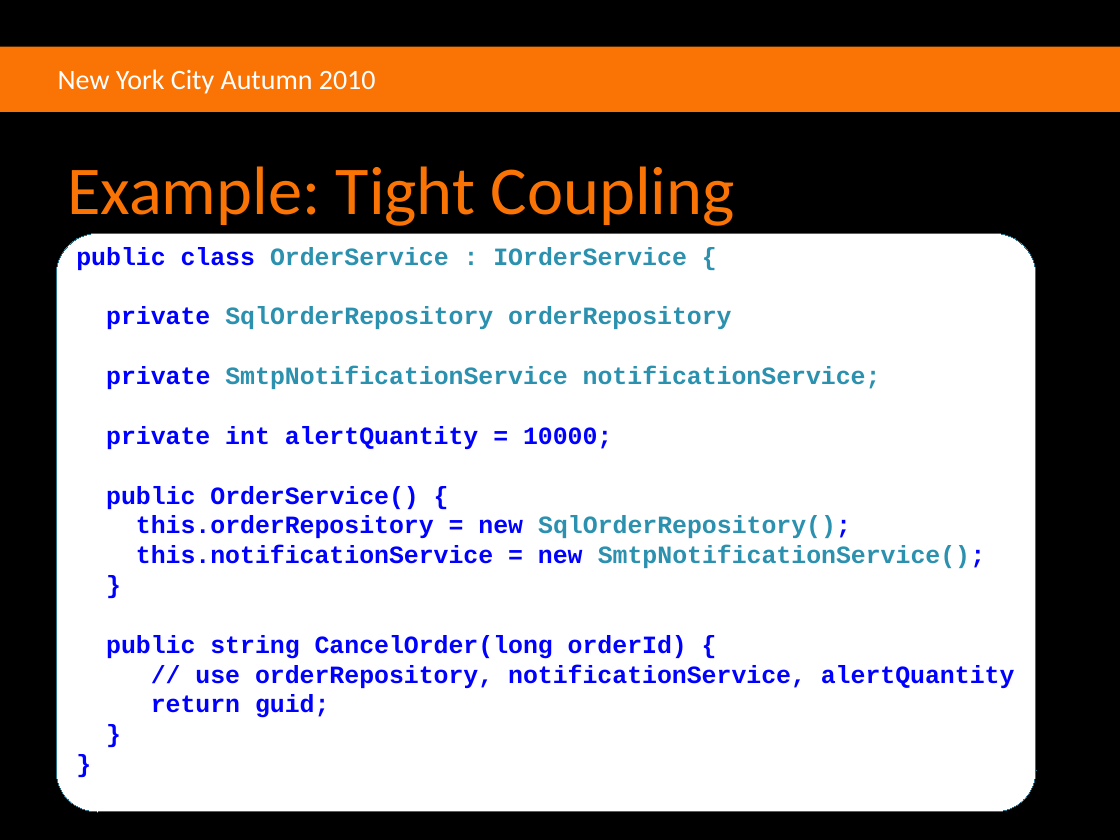
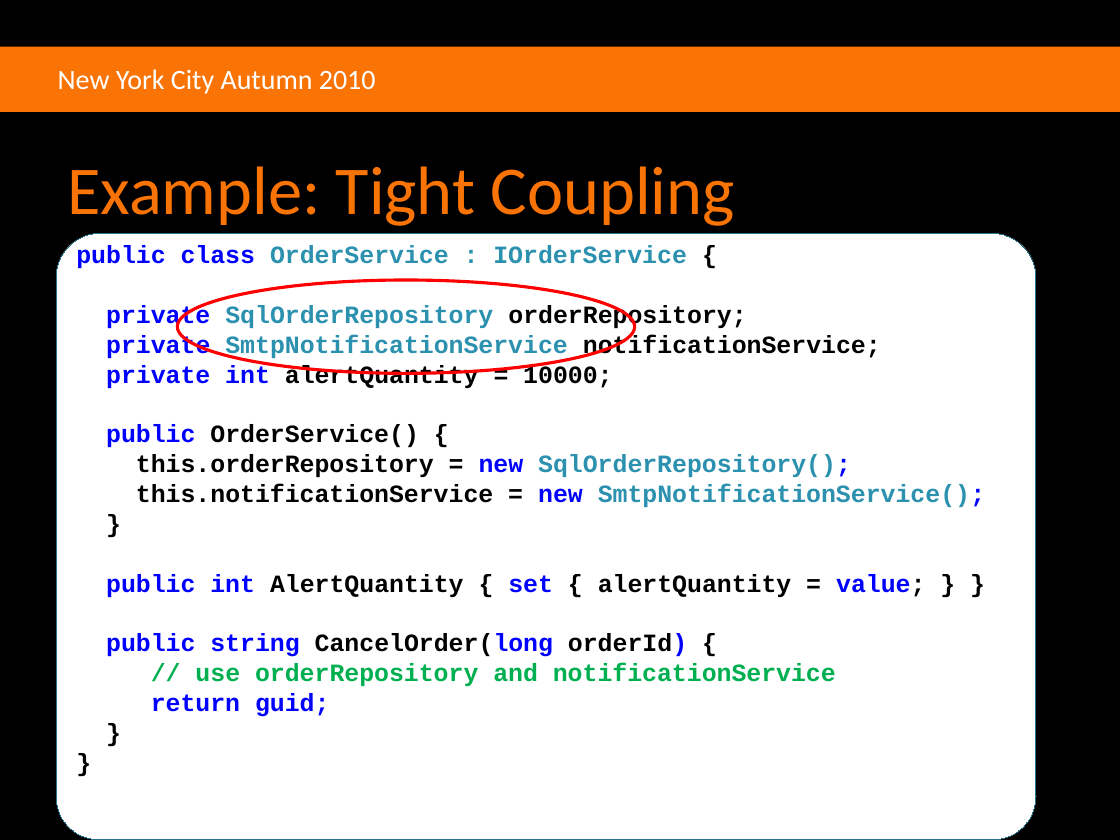
Before and after one commit to agilefire/November2010, a slide deck: slide 5 of Agile Firestarter Autumn 2010 Dependency Injection.pptx. Drawn at 1120x840 pixels with LibreOffice and Linux fonts; fonts in the diff are those of the drawing; background and template pictures are left out. Boxes give left, top, right and bottom in pixels: in the first picture for what was removed or moved away, otherwise in the second. Text is boxed around its words. In the diff, an @@ line names an element or a change of style, - is before the commit and + after.

```diff
--- a/Agile Firestarter Autumn 2010 Dependency Injection.pptx
+++ b/Agile Firestarter Autumn 2010 Dependency Injection.pptx
@@ rounded rectangle: place and size @@
-rounded rectangle at [56, 233, 1036, 812]
+rounded rectangle at [56, 233, 1036, 840]
@@ text at [76, 245, 985, 657]: text colour #2B91AF to #000000 in "{", "notificationService;"; text colour #0000FF to #000000 in "alertQuantity = 10000;", "OrderService() {", "this.orderRepository =", "this.notificationService =" and 4 more places @@
@@ ellipse added at [177, 280, 634, 373], outline #FF0000 2 pt @@
@@ text at [106, 305, 746, 331]: text changed @@
-private SqlOrderRepository orderRepository
+private SqlOrderRepository orderRepository;
@@ text at [106, 574, 925, 597]: paragraph added @@
+public int AlertQuantity { set { alertQuantity = value; } }
@@ text at [195, 663, 836, 686]: text changed; text colour #0000FF to #00B050 @@
-// use orderRepository, notificationService, alertQuantity
+// use orderRepository and notificationService
```
Also in this commit, not shown: 21 other slides changed, 2 slides added, 6 other files.
